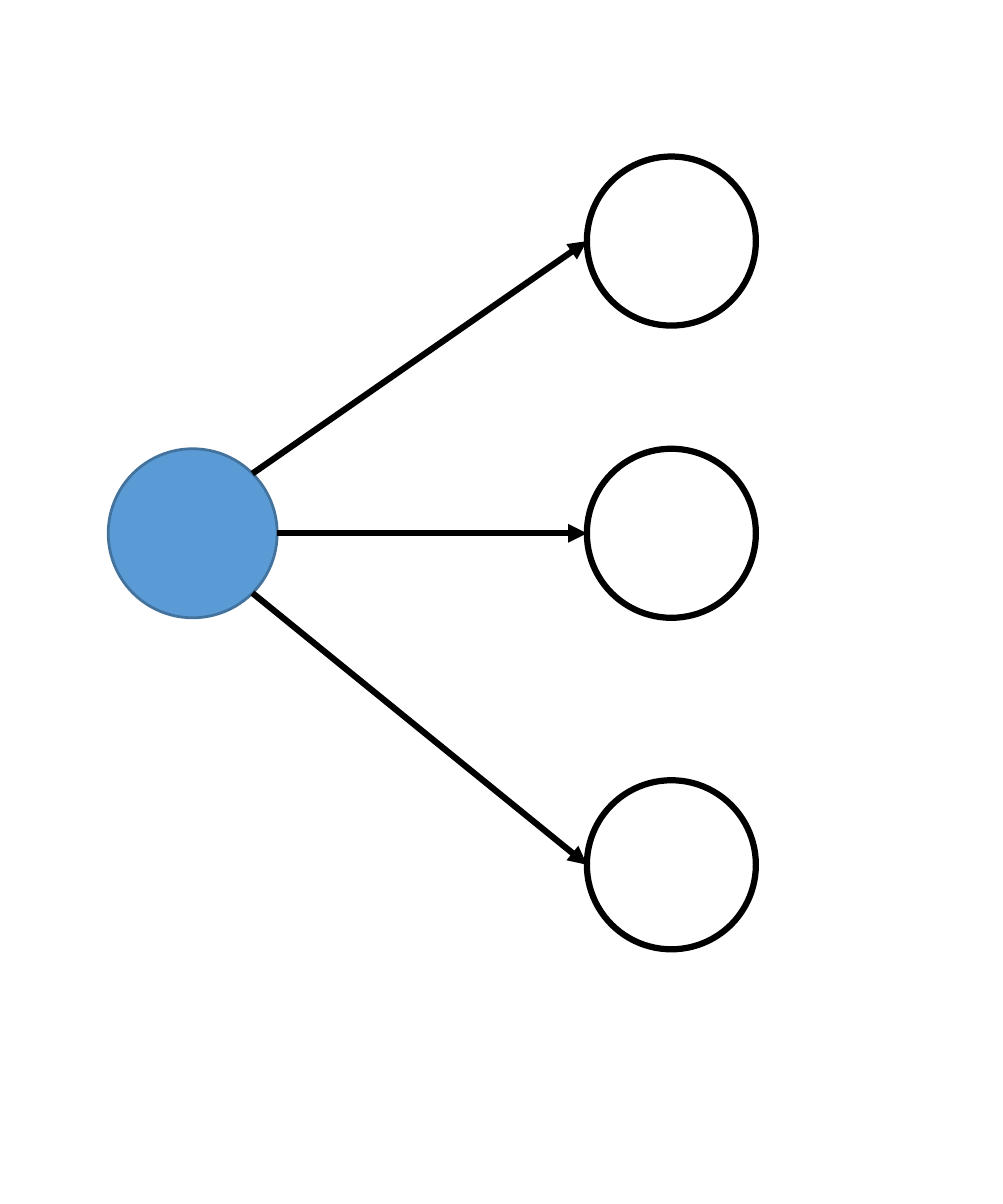
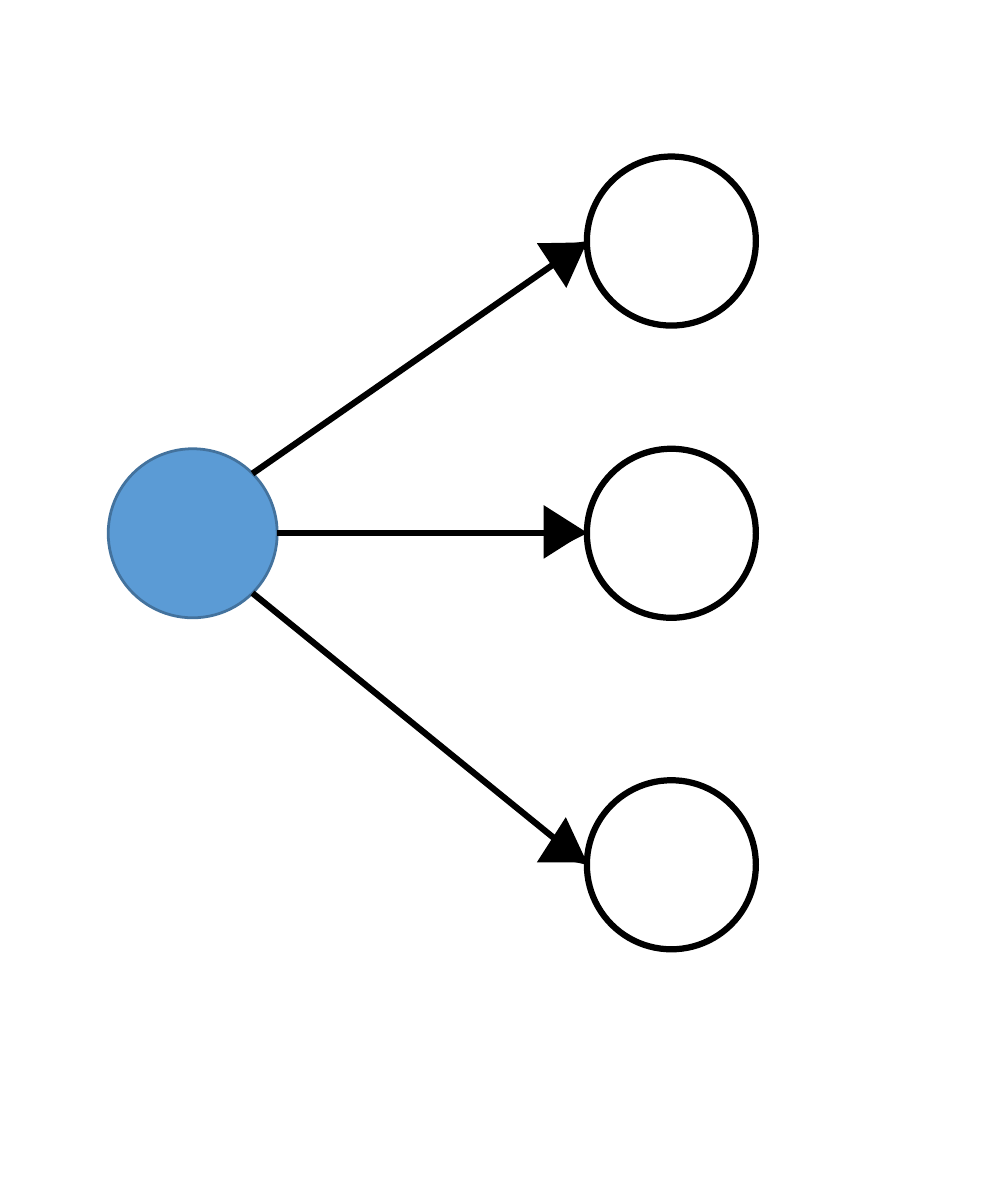
Before and after one commit to riteshbachhar/Fraud-detection-using-AI, a slide deck: slide 2 of Kate/diagrams.pptx. Drawn at 1003x1204 pixels with LibreOffice and Linux fonts; fonts in the diff are those of the drawing. Boxes give left, top, right and bottom in pixels: in the first picture for what was removed or moved away, otherwise in the second. Text is boxed around its words. In the diff, an @@ line names an element or a change of style, - is before the commit and + after.

```diff
--- a/Kate/diagrams.pptx
+++ b/Kate/diagrams.pptx
@@ triangle added at [539, 223, 597, 284], fill #000000, outline #000000 1 pt @@
@@ triangle added at [545, 509, 583, 557], fill #000000, outline #000000 1 pt @@
@@ triangle added at [539, 819, 597, 880], fill #000000, outline #000000 1 pt @@
```
Also in this commit, not shown: 1 other slide changed, 10 other files.
